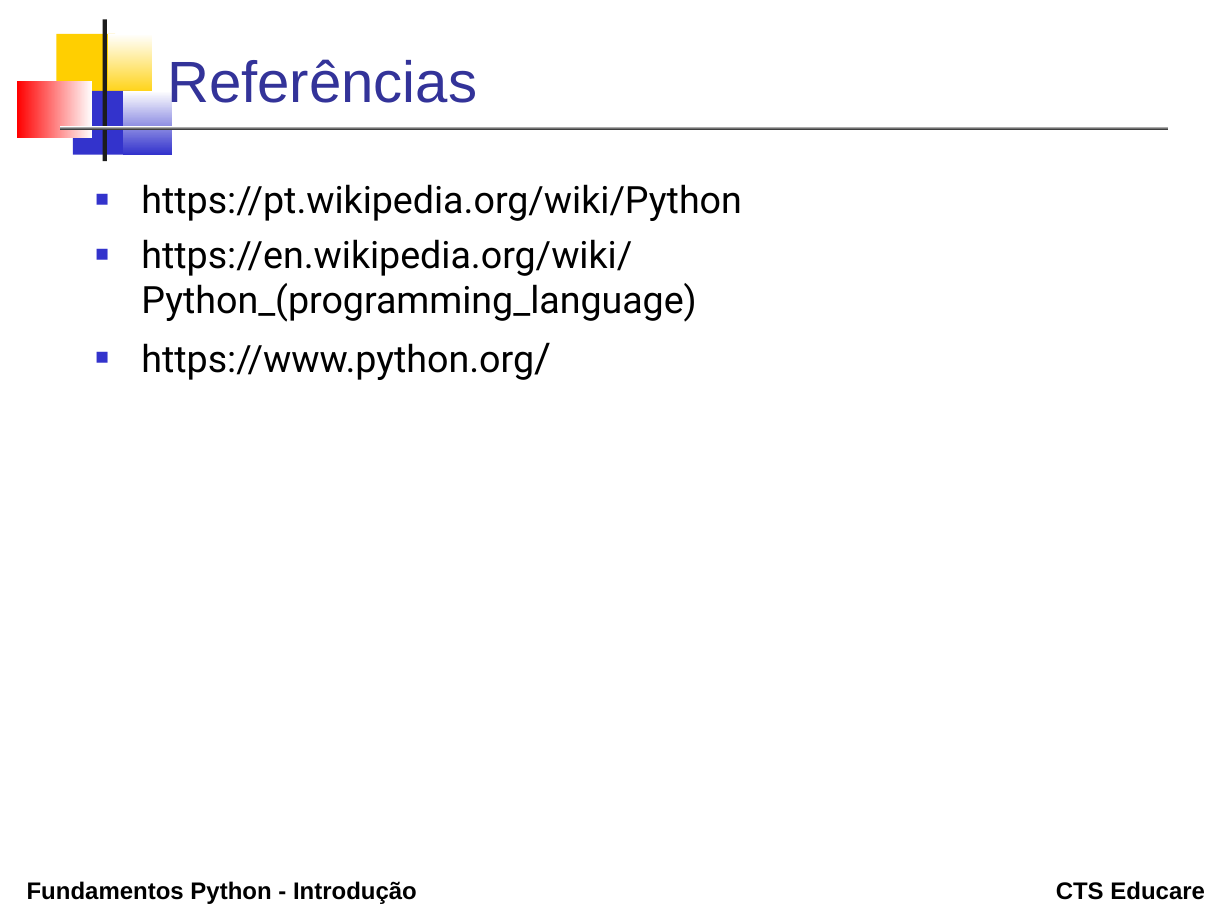
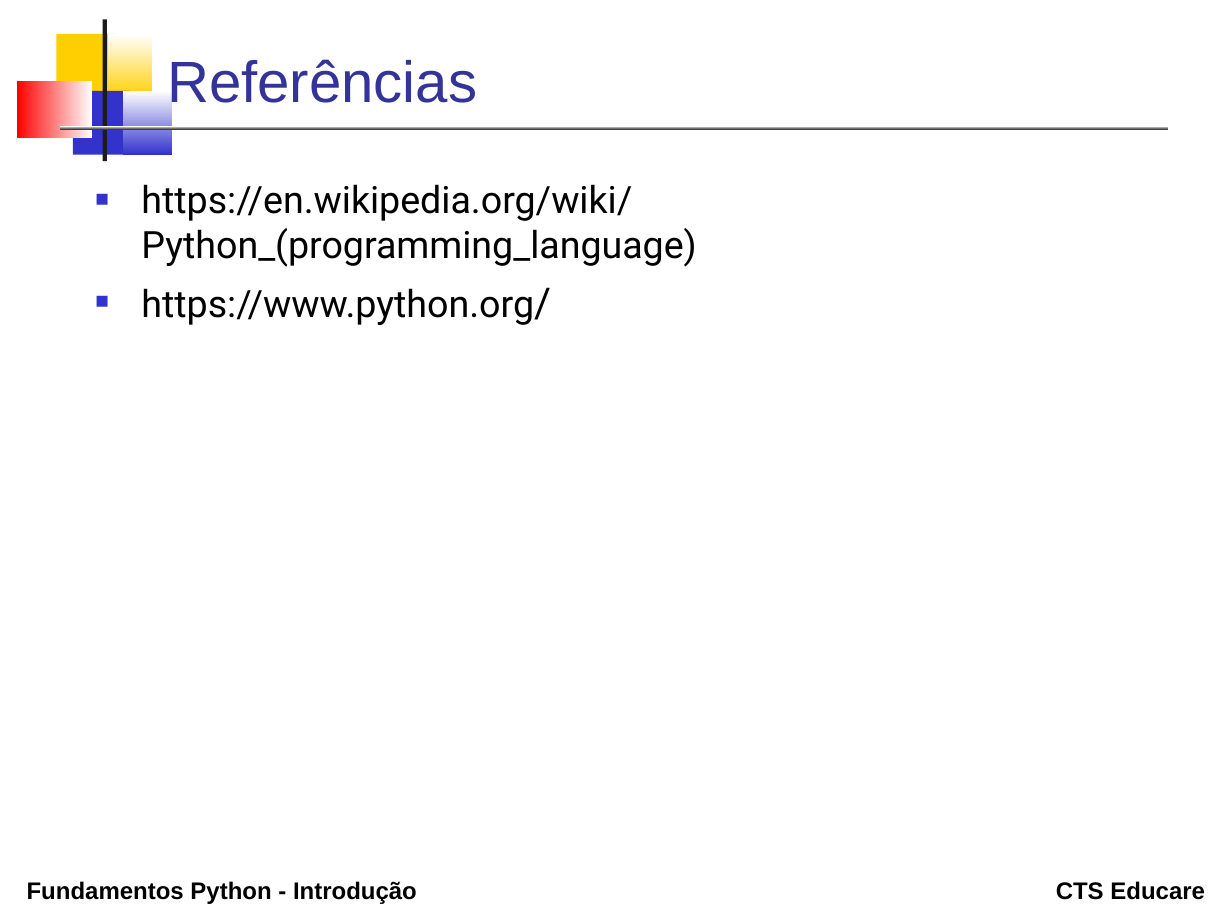
Before and after one commit to erosvitor/curso-python-fundamentos, a slide deck: slide 8 of topicos/01_introducao/Introducao.odp (slide 13 before the commit). Drawn at 1232x924 pixels with LibreOffice and Linux fonts; fonts in the diff are those of the drawing. Boxes give left, top, right and bottom in pixels: in the first picture for what was removed or moved away, otherwise in the second. Text is boxed around its words. In the diff, an @@ line names an element or a change of style, - is before the commit and + after.

```diff
--- a/topicos/01_introducao/Introducao.odp
+++ b/topicos/01_introducao/Introducao.odp
@@ text at bbox=[141, 184, 741, 221]: paragraph removed @@
-■ https://pt.wikipedia.org/wiki/Python
```
Also in this commit, not shown: 3 other slides changed, 2 slides added, 7 slides removed, 14 other files.
